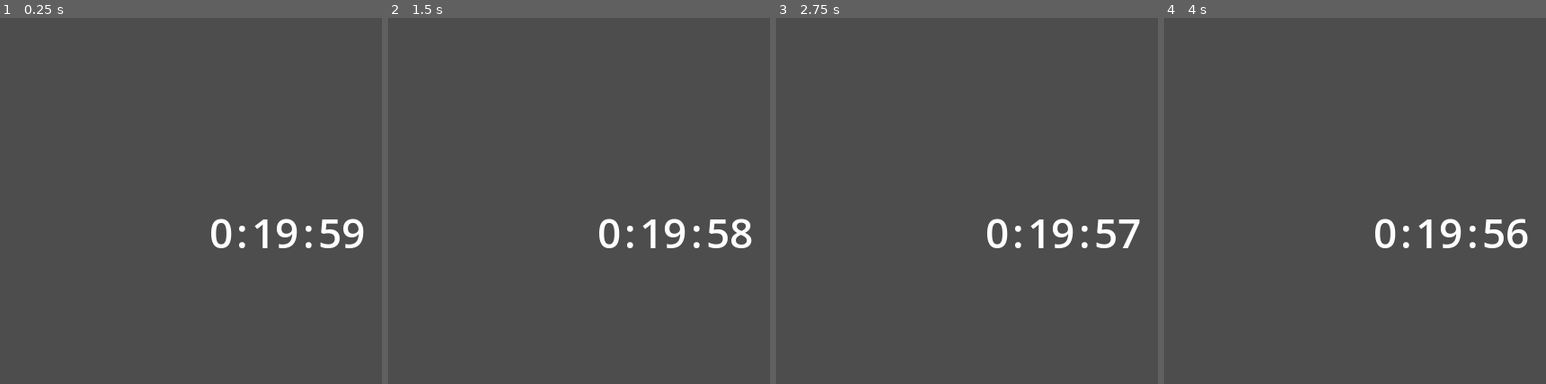
Above: before the commit, frames 1-4 (left to right).
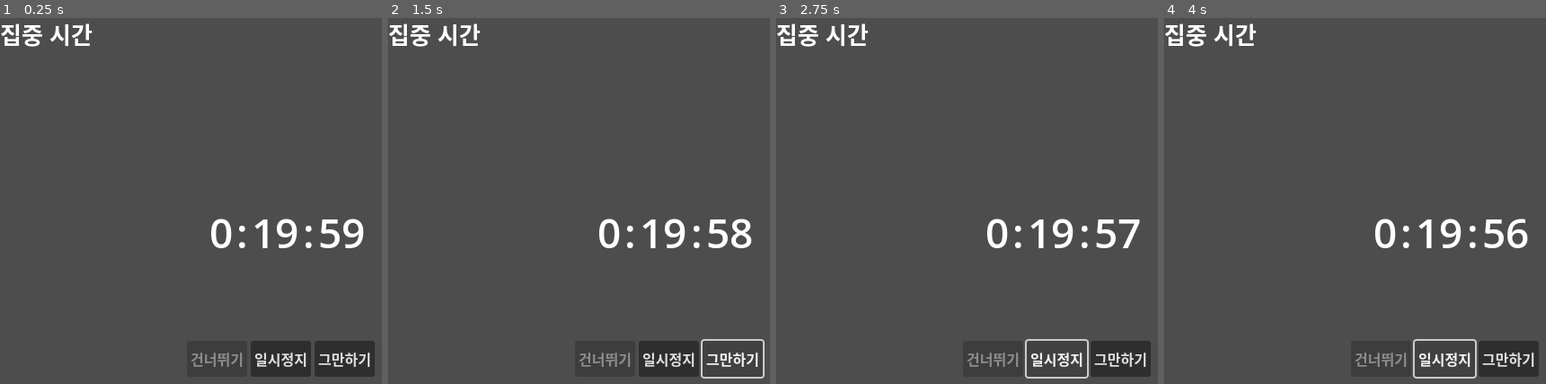
Above: after the commit, the same moments.

Repository: YongHyun-Yi/-
Game: Godot game, scene res://pomo_timer.tscn
Same seed, same stepped clock (60 frames per second), same inputs: the game is played once before the commit and once after it. This scene is started directly instead of the project's main scene.
Inputs (mouse positions are in pixels of both pictures, inside the frame that each line leads up to):
- Up to frame 1 (0.25 s): no input
- Up to frame 2 (1.5 s): click (670, 358) at 0.5 s, where only the run after the commit has a clickable "일시정지"; click (731, 358) at 1.25 s, where only the run after the commit has a clickable "그만하기"
- Up to frame 3 (2.75 s): click (1058, 358) at 2 s, where only the run after the commit has a clickable "일시정지"
- Up to frame 4 (4 s): click (1507, 358) at 2.75 s, where only the run after the commit has a clickable "그만하기"; click (1446, 358) at 3.5 s, where only the run after the commit has a clickable "일시정지"

The runs differ from the first frame. In frame 1, 3.8% of the frame differs, in the area x 0-99%, y 1-99%; in frame 2, 2.8%; in frame 3, 2.8%; in frame 4, 2.8%.

Commit message:
Focus, Rest enum 구현, enum에 따라 타이머값 갱신, 타이머 만료시 토글

Diff:
--- a/pomo_timer.gd
+++ b/pomo_timer.gd
@@ -1,17 +1,49 @@
 extends Control
+enum {FOCUS, REST}
 
+@export var CurState = FOCUS
+@export var IsPaused = false
 
-# Called when the node enters the scene tree for the first time.
+# 일단 시작은 집중 시간부터
+# 미리 time setting, pomo timer 씬이 로드되어있는 채로시작한다면
+# 이 부분은 들어낸다...
 func _ready() -> void:
-	$Timer.wait_time = (GlobalScript.FocusTimeData.Hour * 3600) + (GlobalScript.FocusTimeData.Min * 60) + GlobalScript.FocusTimeData.Sec
+	$Timer.wait_time = GetWaitTimeFromTs(GlobalScript.FocusTimeData)
 	$Timer.start()
 	pass # Replace with function body.
 
-
-# Called every frame. 'delta' is the elapsed time since the previous frame.
+# 현재 타이머의 남은 시간을 계속해서 표시 함
 func _process(delta: float) -> void:
 	var time_left = int($Timer.time_left)
 	$Time/Hour.text = str(time_left / 3600)
 	$Time/Min.text = str("%02d" % (time_left % 3600 / 60))
 	$Time/Sec.text = str("%02d" % (time_left % 3600 % 60))
 	pass
+
+# TimeStruct의 시간을 초 단위로 반환
+# 혹시 모를 다수의 TImeStruct를 대비해서 모듈화 한다
+func GetWaitTimeFromTs(ts: TimeStruct) -> int:
+	var ret: int = 0;
+
+	ret += ts.Hour * 3600
+	ret += ts.Min * 60
+	ret += ts.Sec
+
+	return ret
+
+# 현재 시간이 종료되면 CurStats를 토글한다
+# 이 부분을 토글 따로 렌더 따로 나눌 수 있을까...
+func TimerTimeout() -> void:
+	match CurState:
+		FOCUS:
+			CurState = REST
+			$Label.text = "휴식 시간"
+			$Timer.wait_time = GetWaitTimeFromTs(GlobalScript.RestTimeData)
+
+		REST:
+			CurState = FOCUS
+			$Label.text = "집중 시간"
+			$Timer.wait_time = GetWaitTimeFromTs(GlobalScript.FocusTimeData)
+
+	$Timer.start()
+	pass # Replace with function body.
--- a/pomo_timer.tscn
+++ b/pomo_timer.tscn
@@ -1,9 +1,12 @@
-[gd_scene load_steps=3 format=3 uid="uid://xu2qfny3epr1"]
+[gd_scene load_steps=4 format=3 uid="uid://xu2qfny3epr1"]
 
 [ext_resource type="Script" path="res://pomo_timer.gd" id="1_xmeks"]
 
 [sub_resource type="LabelSettings" id="LabelSettings_65eq6"]
 font_size = 46
+
+[sub_resource type="LabelSettings" id="LabelSettings_3ok3c"]
+font_size = 26
 
 [node name="PomoTimer" type="Control"]
 layout_mode = 3
@@ -64,3 +67,40 @@
 vertical_alignment = 1
 
 [node name="Timer" type="Timer" parent="."]
+one_shot = true
+
+[node name="Label" type="Label" parent="."]
+layout_mode = 0
+offset_right = 40.0
+offset_bottom = 23.0
+text = "집중 시간"
+label_settings = SubResource("LabelSettings_3ok3c")
+
+[node name="HBoxContainer" type="HBoxContainer" parent="."]
+layout_mode = 1
+anchors_preset = 7
+anchor_left = 0.5
+anchor_top = 1.0
+anchor_right = 0.5
+anchor_bottom = 1.0
+offset_left = -112.0
+offset_top = -119.0
+offset_right = 112.0
+offset_bottom = -79.0
+grow_horizontal = 2
+grow_vertical = 0
+
+[node name="SkipButton" type="Button" parent="HBoxContainer"]
+layout_mode = 2
+disabled = true
+text = "건너뛰기"
+
+[node name="PauseButton" type="Button" parent="HBoxContainer"]
+layout_mode = 2
+text = "일시정지"
+
+[node name="StopButton" type="Button" parent="HBoxContainer"]
+layout_mode = 2
+text = "그만하기"
+
+[connection signal="timeout" from="Timer" to="." method="TimerTimeout"]
